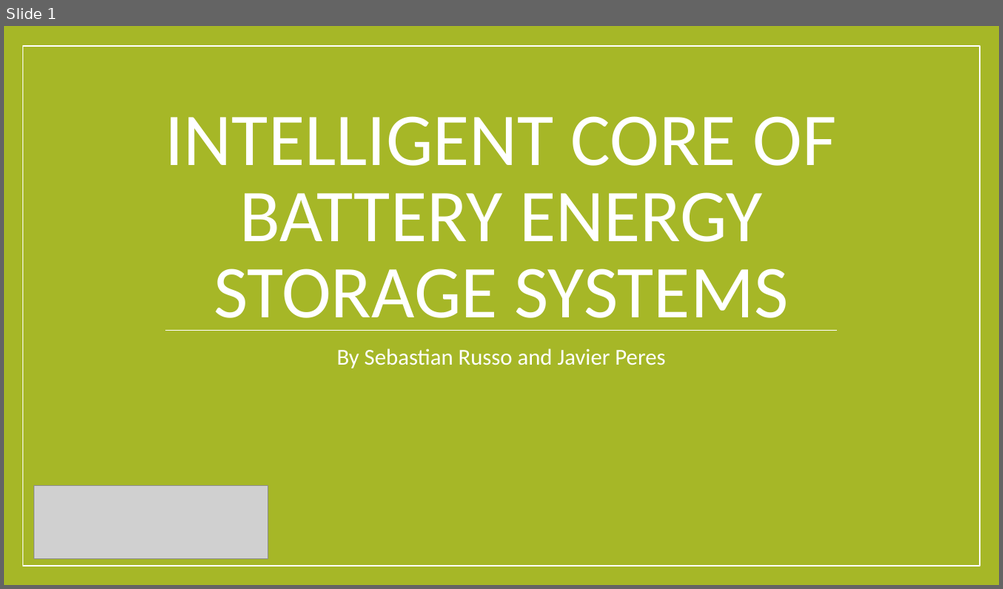
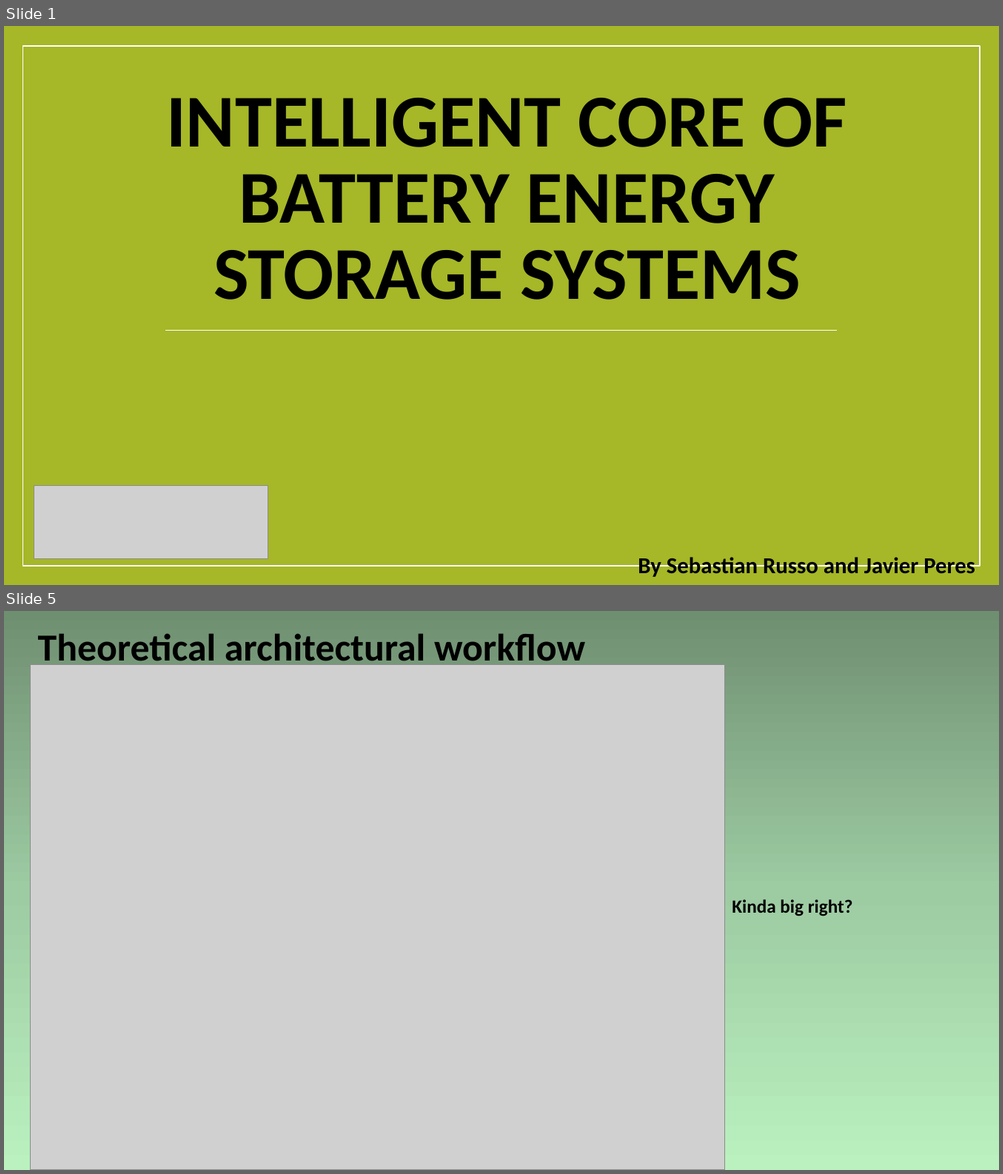
Before and after one commit to Rouxxel/maxxwatt_hackathon, a slide deck: documentation/Hackathon presnetation.pptx. Shown one above the other, each under a label of ours: slide 1 before the commit, slides 1 and 5 after it; the slides between them are not shown. The pictures are 1003x589 and 1003x1174 pixels, drawn with LibreOffice and Linux fonts; fonts in the diff are those of the drawing; grey boxes stand for pictures; background and template pictures are left out. Boxes give left, top, right and bottom in pixels: in the first picture for what was removed or moved away, otherwise in the second. Text is boxed around its words. In the diff, an @@ line names an element or a change of style, - is before the commit and + after.

```diff
--- a/documentation/Hackathon presnetation.pptx
+++ b/documentation/Hackathon presnetation.pptx
@@ slide 5 added at bbox=[4, 611, 999, 1170], background #A6B727 @@
@@ rectangle added at bbox=[4, 611, 999, 1170], fill gradient #6F8F72 to #9ECCA2 to #BBF2C0 @@
@@ rectangle added at bbox=[22, 631, 979, 1151], fill #FFFFFF @@
@@ text added at bbox=[38, 633, 585, 670], 37 pt, text #000000, bold @@
+Theoretical architectural workflow
@@ picture added at bbox=[31, 665, 725, 1170] @@
@@ text added at bbox=[731, 900, 853, 917], 18 pt, text #000000, bold @@
+Kinda big right?
@@ slide 1 changed as well @@
@@ title "INTELLIGENT CORE OF BATTERY ENERGY ...": place and size @@
-title "INTELLIGENT CORE OF BATTERY ENERGY ..." at bbox=[165, 116, 836, 331]
+title "INTELLIGENT CORE OF BATTERY ENERGY ..." at bbox=[166, 98, 847, 300]
@@ title "INTELLIGENT CORE OF BATTERY ENERGY ..." at bbox=[166, 98, 847, 300]: text colour #FFFFFF to #000000, bold on @@
@@ subtitle "By Sebastian Russo and Javier ..." at bbox=[637, 557, 975, 577]: text colour #FFFFFF to #000000, bold on @@
@@ subtitle "By Sebastian Russo and Javier ...": place and size @@
-subtitle "By Sebastian Russo and Javier ..." at bbox=[337, 349, 665, 369]
+subtitle "By Sebastian Russo and Javier ..." at bbox=[637, 557, 975, 577]
```
Also in this commit, not shown: 5 other slides added, 1 slide removed.
